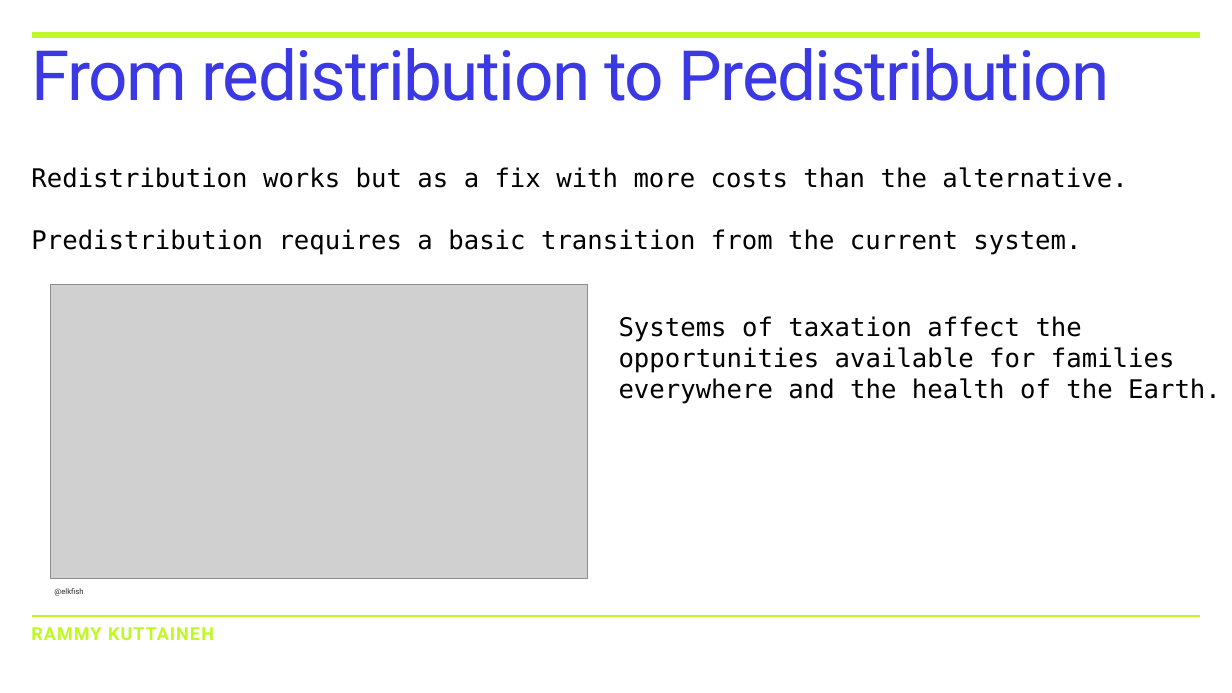
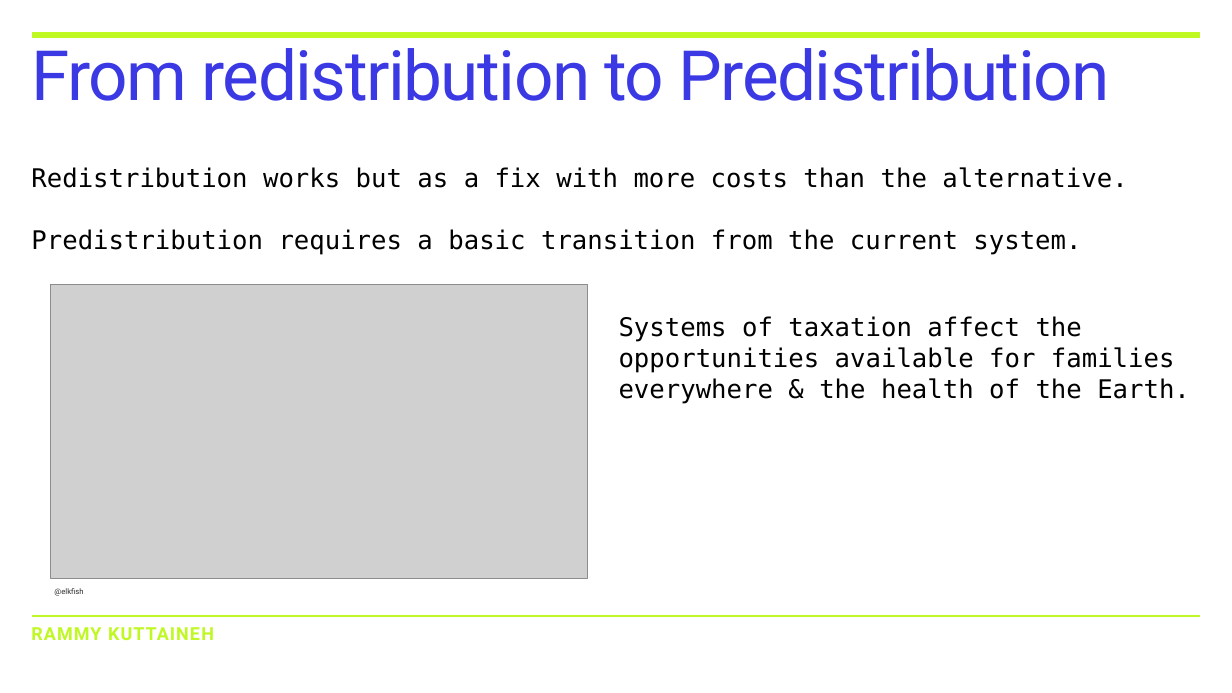
Before and after one commit to kuttaineh/unititle, a slide deck: slide 2 of TRANSITION.ppsx. Drawn at 1232x693 pixels with LibreOffice and Linux fonts; fonts in the diff are those of the drawing; grey boxes stand for pictures. Boxes give left, top, right and bottom in pixels: in the first picture for what was removed or moved away, otherwise in the second. Text is boxed around its words. In the diff, an @@ line names an element or a change of style, - is before the commit and + after.

```diff
--- a/TRANSITION.ppsx
+++ b/TRANSITION.ppsx
@@ text at [619, 378, 1190, 404]: text changed @@
-everywhere and the health of the Earth.
+everywhere & the health of the Earth.
```
Also in this commit, not shown: 4 other slides changed.
